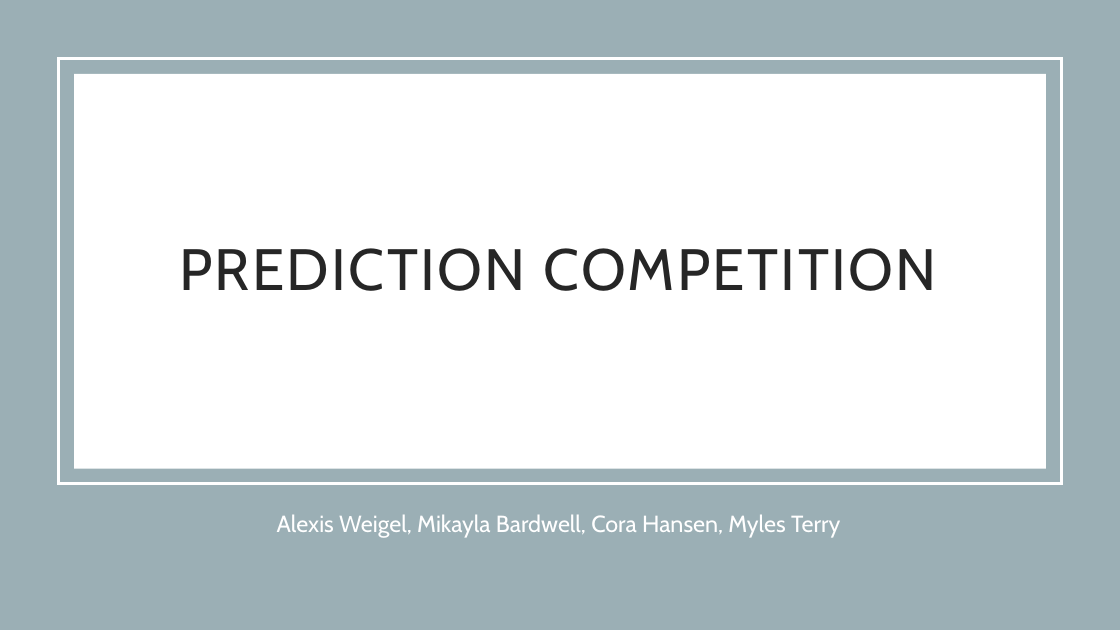
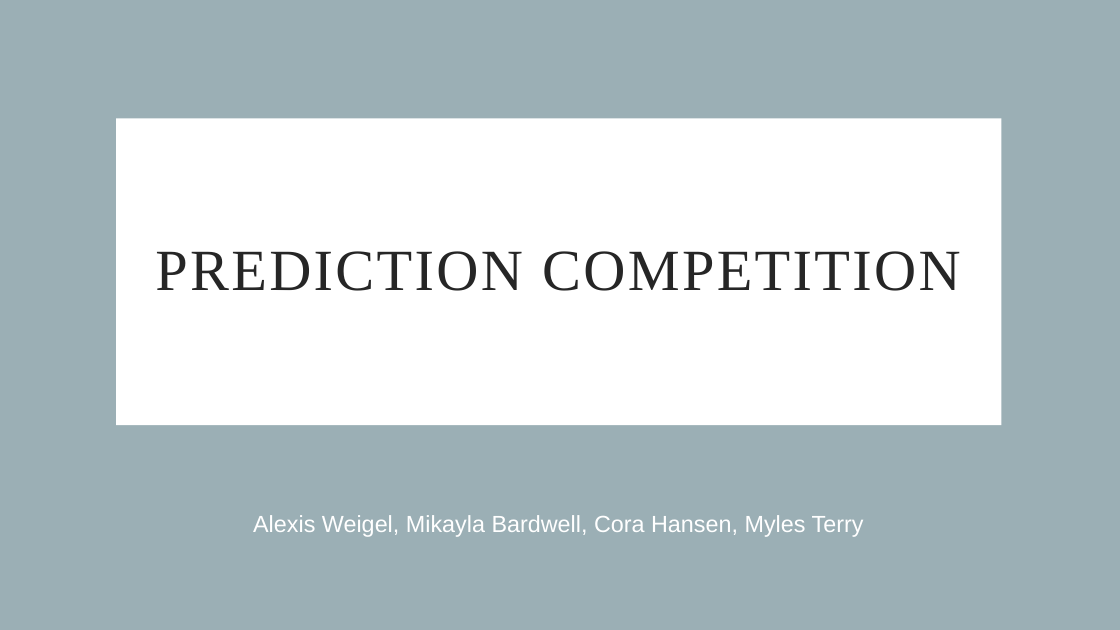
Before and after one commit to aweigel1/BAS-475-Group-Project-Predictions, a slide deck: slide 1 of Prediction-Competition-Powerpoint.pptx. Drawn at 1120x630 pixels with LibreOffice and Linux fonts; fonts in the diff are those of the drawing. Boxes give left, top, right and bottom in pixels: in the first picture for what was removed or moved away, otherwise in the second. Text is boxed around its words. In the diff, an @@ line names an element or a change of style, - is before the commit and + after.

```diff
--- a/Prediction-Competition-Powerpoint.pptx
+++ b/Prediction-Competition-Powerpoint.pptx
@@ rectangle removed at (59,59,1061,484) @@
@@ rectangle removed at (74,74,1046,469) @@
@@ title "PREDICTION COMPETITION": place and size @@
-title "PREDICTION COMPETITION" at (179,248,937,291)
+title "PREDICTION COMPETITION" at (116,118,1002,425)
@@ title "PREDICTION COMPETITION" at (116,118,1002,425): font Cabin to Times New Roman @@
@@ subtitle "Alexis Weigel, Mikayla Bardwell, Cora ..." at (253,515,864,537): font Cabin to Arial @@
```
